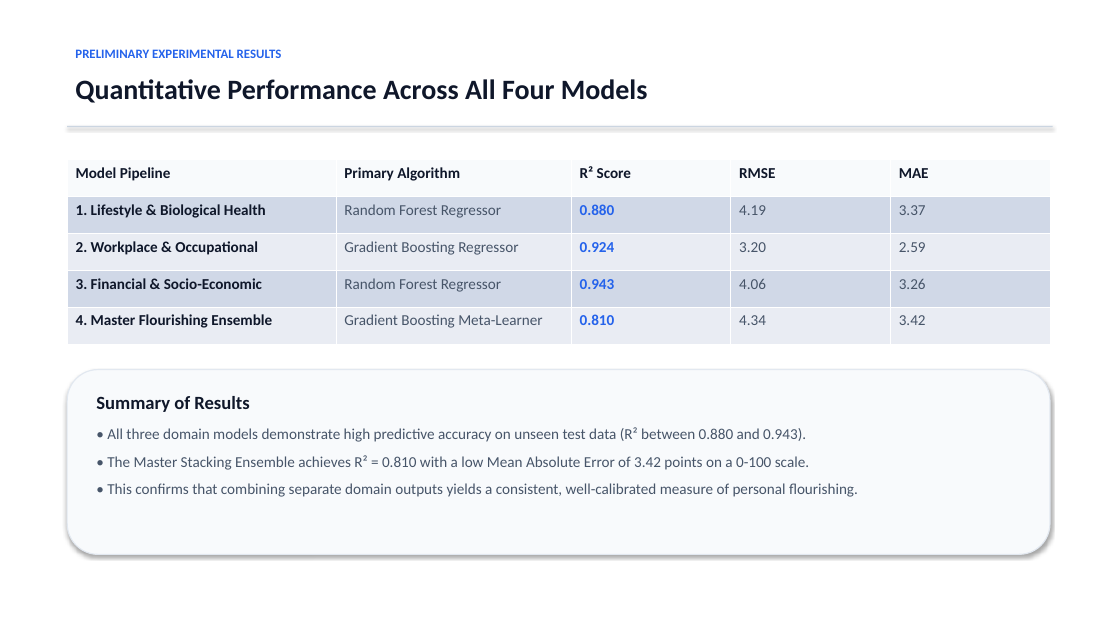
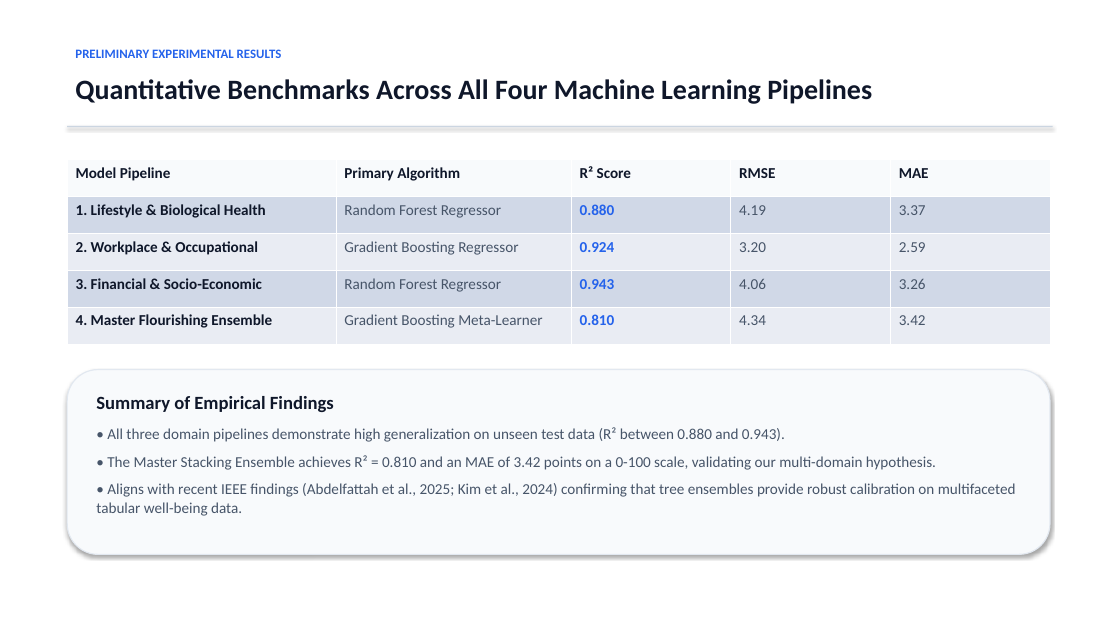
Before and after one commit to ESHANT05/happiness, a slide deck: slide 7 of Personal_Wellbeing_Research_Presentation.pptx (slide 6 before the commit). Drawn at 1120x630 pixels with LibreOffice and Linux fonts; fonts in the diff are those of the drawing. Boxes give left, top, right and bottom in pixels: in the first picture for what was removed or moved away, otherwise in the second. Text is boxed around its words. In the diff, an @@ line names an element or a change of style, - is before the commit and + after.

Commit message:
Add latest 2023-2025 IEEE research papers and formal citations across presentation and documentation

```diff
--- a/Personal_Wellbeing_Research_Presentation.pptx
+++ b/Personal_Wellbeing_Research_Presentation.pptx
@@ text at [75, 79, 872, 104]: text changed @@
-Quantitative Performance Across All Four Models
+Quantitative Benchmarks Across All Four Machine Learning Pipelines
@@ text at [96, 396, 1016, 516]: text changed @@
-Summary of Results
-• All three domain models demonstrate high predictive accuracy on unseen test data (R² between 0.880 and 0.943).
-• The Master Stacking Ensemble achieves R² = 0.810 with a low Mean Absolute Error of 3.42 points on a 0-100 scale.
-• This confirms that combining separate domain outputs yields a consistent, well-calibrated measure of personal flourishing.
+Summary of Empirical Findings
+• All three domain pipelines demonstrate high generalization on unseen test data (R² between 0.880 and 0.943).
+• The Master Stacking Ensemble achieves R² = 0.810 and an MAE of 3.42 points on a 0-100 scale, validating our multi-domain hypothesis.
+• Aligns with recent IEEE findings (Abdelfattah et al., 2025; Kim et al., 2024) confirming that tree ensembles provide robust calibration on multifaceted tabular well-being data.
```
Also in this commit, not shown: 9 other slides changed, 1 slide added, 14 other files.
